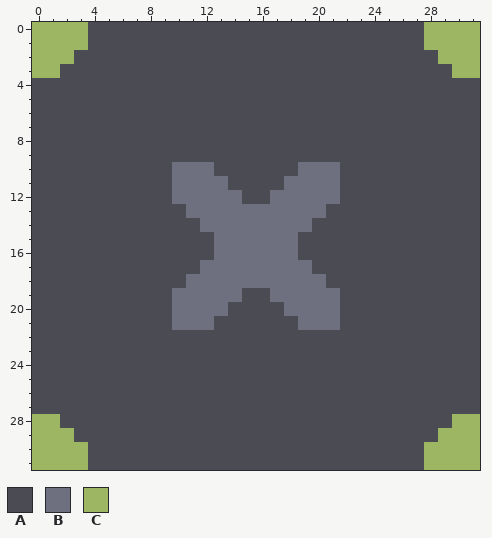
Two states of a pixel-art sprite, sprites-override/blocks/distribution/conveyors/plastanium-conveyor-2.png. The picture above was drawn from the file before the commit.
The file is 32x32 pixels.
Palette (. is transparent): A #4a4b53  B #6e7080  C #9cb664
Pixels before, first column x 0:
 0 CCCCAAAAAAAAAAAAAAAAAAAAAAAACCCC
 1 CCCCAAAAAAAAAAAAAAAAAAAAAAAACCCC
 2 CCCAAAAAAAAAAAAAAAAAAAAAAAAAACCC
 3 CCAAAAAAAAAAAAAAAAAAAAAAAAAAAACC
 4 AAAAAAAAAAAAAAAAAAAAAAAAAAAAAAAA
 5 AAAAAAAAAAAAAAAAAAAAAAAAAAAAAAAA
 6 AAAAAAAAAAAAAAAAAAAAAAAAAAAAAAAA
 7 AAAAAAAAAAAAAAAAAAAAAAAAAAAAAAAA
 8 AAAAAAAAAAAAAAAAAAAAAAAAAAAAAAAA
 9 AAAAAAAAAAAAAAAAAAAAAAAAAAAAAAAA
10 AAAAAAAAAABBBAAAAAABBBAAAAAAAAAA
11 AAAAAAAAAABBBBAAAABBBBAAAAAAAAAA
12 AAAAAAAAAABBBBBAABBBBBAAAAAAAAAA
13 AAAAAAAAAAABBBBBBBBBBAAAAAAAAAAA
14 AAAAAAAAAAAABBBBBBBBAAAAAAAAAAAA
15 AAAAAAAAAAAAABBBBBBAAAAAAAAAAAAA
16 AAAAAAAAAAAAABBBBBBAAAAAAAAAAAAA
17 AAAAAAAAAAAABBBBBBBBAAAAAAAAAAAA
18 AAAAAAAAAAABBBBBBBBBBAAAAAAAAAAA
19 AAAAAAAAAABBBBBAABBBBBAAAAAAAAAA
20 AAAAAAAAAABBBBAAAABBBBAAAAAAAAAA
21 AAAAAAAAAABBBAAAAAABBBAAAAAAAAAA
22 AAAAAAAAAAAAAAAAAAAAAAAAAAAAAAAA
23 AAAAAAAAAAAAAAAAAAAAAAAAAAAAAAAA
24 AAAAAAAAAAAAAAAAAAAAAAAAAAAAAAAA
25 AAAAAAAAAAAAAAAAAAAAAAAAAAAAAAAA
26 AAAAAAAAAAAAAAAAAAAAAAAAAAAAAAAA
27 AAAAAAAAAAAAAAAAAAAAAAAAAAAAAAAA
28 CCAAAAAAAAAAAAAAAAAAAAAAAAAAAACC
29 CCCAAAAAAAAAAAAAAAAAAAAAAAAAACCC
30 CCCCAAAAAAAAAAAAAAAAAAAAAAAACCCC
31 CCCCAAAAAAAAAAAAAAAAAAAAAAAACCCC
After:
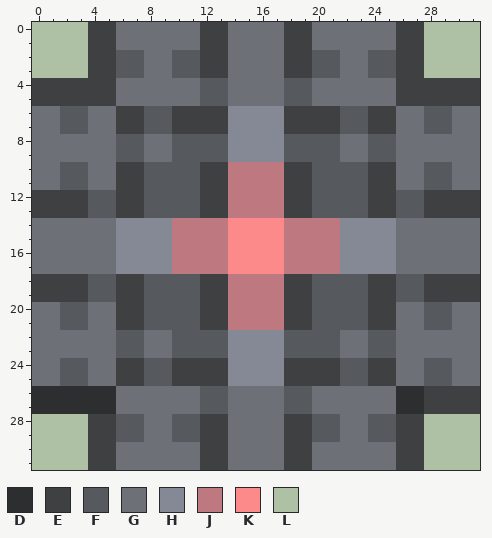
Colours new in this view: D #2d2e30  E #3f4042  F #56595d  G #6d7077  H #858995  J #bd797f  K #fd8a8a  L #aec1a4
The exact change:
Changed rows in their new state; - is an unchanged pixel.
first column x 0:
 0 LLLLEEGGGGGGEEGGGGEEGGGGGGEELLLL
 1 LLLLEEGGGGGGEEGGGGEEGGGGGGEELLLL
 2 LLLLEEFFGGFFEEGGGGEEFFGGFFEELLLL
 3 LLLLEEFFGGFFEEGGGGEEFFGGFFEELLLL
 4 EEEEEEGGGGGGFFGGGGFFGGGGGGEEEEEE
 5 EEEEEEGGGGGGFFGGGGFFGGGGGGEEEEEE
 6 GGFFGGEEFFEEEEHHHHEEEEFFEEGGFFGG
 7 GGFFGGEEFFEEEEHHHHEEEEFFEEGGFFGG
 8 GGGGGGFFGGFFFFHHHHFFFFGGFFGGGGGG
 9 GGGGGGFFGGFFFFHHHHFFFFGGFFGGGGGG
10 GGFFGGEEFFFFEEJJJJEEFFFFEEGGFFGG
11 GGFFGGEEFFFFEEJJJJEEFFFFEEGGFFGG
12 EEEEFFEEFFFFEEJJJJEEFFFFEEFFEEEE
13 EEEEFFEEFFFFEEJJJJEEFFFFEEFFEEEE
14 GGGGGGHHHHJJJJKKKKJJJJHHHHGGGGGG
15 GGGGGGHHHHJJJJKKKKJJJJHHHHGGGGGG
16 GGGGGGHHHHJJJJKKKKJJJJHHHHGGGGGG
17 GGGGGGHHHHJJJJKKKKJJJJHHHHGGGGGG
18 EEEEFFEEFFFFEEJJJJEEFFFFEEFFEEEE
19 EEEEFFEEFFFFEEJJJJEEFFFFEEFFEEEE
20 GGFFGGEEFFFFEEJJJJEEFFFFEEGGFFGG
21 GGFFGGEEFFFFEEJJJJEEFFFFEEGGFFGG
22 GGGGGGFFGGFFFFHHHHFFFFGGFFGGGGGG
23 GGGGGGFFGGFFFFHHHHFFFFGGFFGGGGGG
24 GGFFGGEEFFEEEEHHHHEEEEFFEEGGFFGG
25 GGFFGGEEFFEEEEHHHHEEEEFFEEGGFFGG
26 DDDDDDGGGGGGFFGGGGFFGGGGGGDDEEEE
27 DDDDDDGGGGGGFFGGGGFFGGGGGGDDEEEE
28 LLLLEEFFGGFFEEGGGGEEFFGGFFEELLLL
29 LLLLEEFFGGFFEEGGGGEEFFGGFFEELLLL
30 LLLLEEGGGGGGEEGGGGEEGGGGGGEELLLL
31 LLLLEEGGGGGGEEGGGGEEGGGGGGEELLLL
